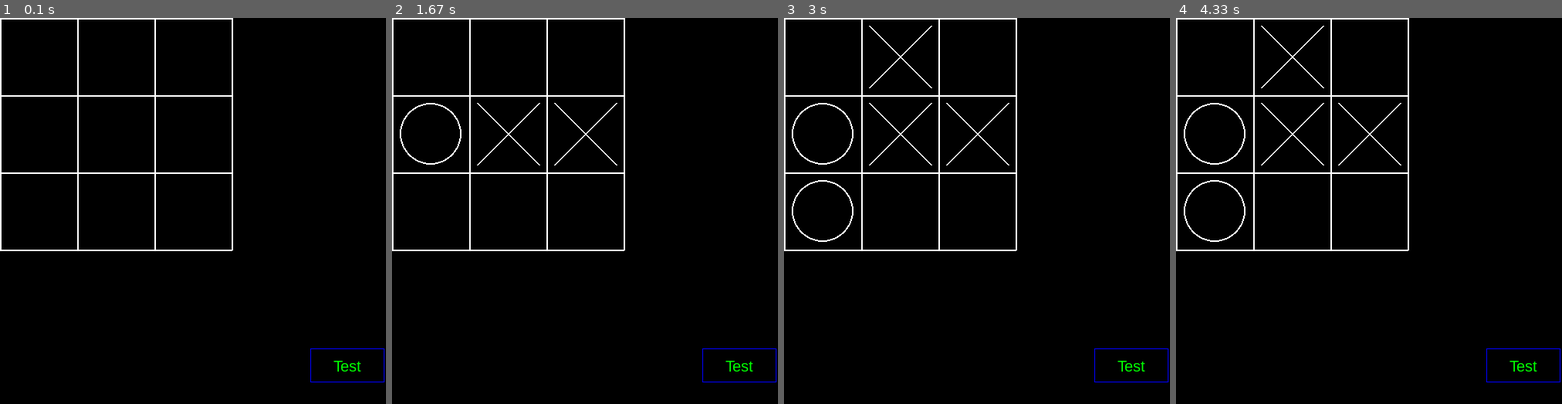
Above: before the commit, frames 1-4 (left to right).
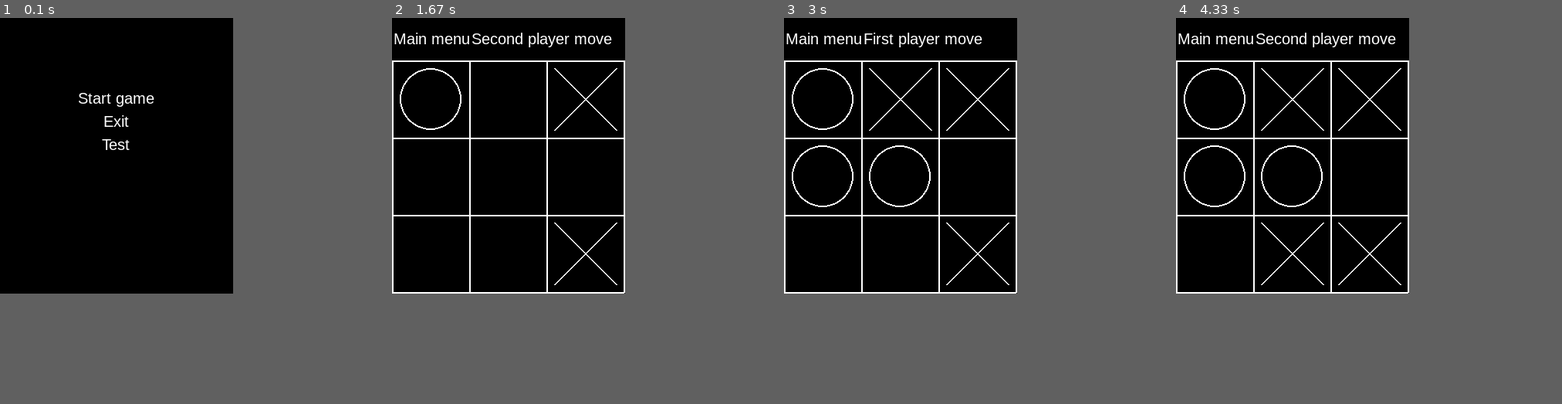
Above: after the commit, the same moments.

Repository: kik0908/Tic-tac-toe-pygame
Game: pygame game, started from main.py
Same seed, same stepped clock (60 frames per second), same inputs: the game is played once before the commit and once after it.
Inputs (mouse positions are in pixels of both pictures, inside the frame that each line leads up to):
- Up to frame 1 (0.1 s): no input
- Up to frame 2 (1.67 s): click (507, 99) at 0.38 s, where only the run after the commit has a clickable "Start game"; click (592, 253) at 0.72 s; click (453, 99) at 1.05 s; click (554, 133) at 1.38 s
- Up to frame 3 (3 s): click (845, 191) at 1.72 s; click (892, 91) at 2.05 s; click (919, 172) at 2.38 s
- Up to frame 4 (4.33 s): click (1299, 253) at 4.22 s
In our replay, the window is 500x500 before the commit and 302x357 after it. These sizes can differ from the game's own. Grey fills any space a smaller window leaves; there, only what the larger window draws over its background counts as a difference.

The runs differ from the first frame. In frame 1, 2.5% of the frame differs, in the area x 0-100%, y 0-95%; in frame 2, 3.9%; in frame 3, 4.6%; in frame 4, 4.8%.

Commit message:
Added main menu Developed gui module Added "frozen" scene

Diff:
--- a/game_objects.py
+++ b/game_objects.py
@@ -5,9 +5,9 @@
 
 
 class GameObject:
-    def __init__(self, scene=None, rect: pygame.Rect = pygame.Rect(0, 0, 0, 0)):
+    def __init__(self, scene=None, rect: pygame.Rect = pygame.Rect(0, 0, 0, 0), name=''):
         self.rect = rect
-
+        self.name = name
         self.scene = scene
 
     def update(self):
@@ -25,8 +25,8 @@
 
 
 class GameUnit(GameObject):
-    def __init__(self, kind=None, scene=None):
-        super().__init__(scene)
+    def __init__(self, kind=None, scene=None, name=''):
+        super().__init__(scene, name=name)
         self.value = kind
 
     def __eq__(self, other):
@@ -41,8 +41,8 @@
 
 
 class Cross(GameUnit):
-    def __init__(self, pos: Tuple[int, int], size: int, width=3, color=(255, 255, 255), scene=None):
-        super().__init__('x', scene)
+    def __init__(self, pos: Tuple[int, int], size: int, width=3, color=(255, 255, 255), scene=None, name=''):
+        super().__init__('x', scene, name=name)
 
         self.pos = pos
         self.size = size
@@ -64,8 +64,8 @@
 
 
 class Circle(GameUnit):
-    def __init__(self, pos: Tuple[int, int], size: int, width=3, color=(255, 255, 255), scene=None):
-        super().__init__('o', scene)
+    def __init__(self, pos: Tuple[int, int], size: int, width=3, color=(255, 255, 255), scene=None, name=''):
+        super().__init__('o', scene, name=name)
 
         self.pos = pos
         self.size = size
@@ -81,8 +81,8 @@
 
 class Grid(GameObject):
     def __init__(self, pos: Tuple[int, int], size_of_cell: int, num_of_cell: Tuple[int, int], width=3,
-                 color=(255, 255, 255), scene=None):
-        super().__init__(scene)
+                 color=(255, 255, 255), scene=None, name=''):
+        super().__init__(scene, name=name)
 
         self.pos = pos
         self.cells_size = size_of_cell
@@ -154,8 +154,8 @@
 
 class TicTacToeGrid(Grid):
     def __init__(self, pos: Tuple[int, int], size_of_cell: int, num_of_cell: Tuple[int, int], width=3,
-                 color=(255, 255, 255), scene=None):
-        super().__init__(pos, size_of_cell, num_of_cell, width, color, scene)
+                 color=(255, 255, 255), scene=None, name=''):
+        super().__init__(pos, size_of_cell, num_of_cell, width, color, scene, name)
 
         self.grid = [[GameUnit() for _ in range(self.cells_count[1])] for _ in range(self.cells_count[0])]
 
@@ -163,6 +163,8 @@
         self.__chars = (Cross, Circle)
 
         self.unit_settings = {'width': width, 'color': color, 'size': round(size_of_cell * 40 / 100)}
+
+        self.ans = None
 
     def set_unit_settings(self, settings: Dict):
         self.unit_settings = settings
@@ -220,12 +222,15 @@
                 if j != GameUnit():
                     _c += 1
         if _c == self.cells_count[0] * self.cells_count[1]:
-            print('123421')
             return 'b'
 
     @property
     def char(self):
         return self.__chars[self.__n_char]
+
+    def update(self):
+        if self.ans is not None:
+            self.scene.callback('player_win', {'char': self.ans})
 
     def click(self, event):
         if event.type == pygame.MOUSEBUTTONDOWN:
@@ -239,6 +244,5 @@
                 if self.edit(*coords, char(pos, self.unit_settings['size'], self.unit_settings['width'],
                                            self.unit_settings['color'])):
                     self.__n_char = not self.__n_char
-                    ans = self.check_win()
-                    if ans is not None:
-                        self.scene.callback('player_win', {'char': ans})
+                    self.scene.callback('change_player')
+                    self.ans = self.check_win()
--- a/gui.py
+++ b/gui.py
@@ -4,7 +4,7 @@
 
 
 class BaseGUIObject:
-    def __init__(self, scene, rect=pygame.Rect(0, 0, 0, 0)):
+    def __init__(self, scene, rect=pygame.Rect(0, 0, 0, 0), name=''):
         self.rect = rect
         """
         state = 0 - passive
@@ -13,6 +13,7 @@
         """
         self.state = 0
         self.scene = scene
+        self.name = name
 
     def update(self):
         pass
@@ -27,29 +28,94 @@
         pass
 
 
-class Button(BaseGUIObject):
-    def __init__(self, pos: Tuple[int, int], width, height, text: Dict, func, scene, passive_state, hovered_state=None,
-                 pressed_state=None):
-        """
-        ***_state = = {'color': (int, int, int, int), 'bd_color':  (int, int, int, int), 'bd_width': 1}
-        text = {'text': '', 'size'=int, 'color'=(int, int, int), 'font'=opt('')}
-        """
-        self.pos = pos
-        self.size = (height, width)
+class Label(BaseGUIObject):
+    def __init__(self, pos: Tuple[int, int], width, height, text: Dict, scene, passive_state, align='center', name=''):
+        self.pos = pos[0:2]
+        self.size = (width, height)
+        self.text = text
+        self.rect_style = passive_state
+        self.align = align
 
-        self.func = func
+        self.offset =  pos[2:] if len(pos) == 4 else [0, 0]
 
-        self.text = text
+        if type(text) == str:
+            self.text = {'text': text, 'size': 20, 'color': (255, 255, 255)}
+
+        super().__init__(scene, pygame.Rect(pos, (height, width)), name)
+
+        self.rect_for_check = self.rect
+        self.rect_for_check.left += self.offset[0]
+        self.rect_for_check.top += self.offset[1]
+
         self.text['font'] = text.get('font', 'arial')
+        font = pygame.font.match_font(self.text['font'])
+        font = pygame.font.Font(font, self.text['size'])
+        self.text_surface = font.render(self.text['text'], True, self.text['color'])
+        self.text_rect = self.text_surface.get_rect()
+        if self.align == 'center':
+            self.text_rect.center = (self.pos[0] + self.rect.width / 2, self.pos[1] + self.rect.height / 2)
+        elif self.align == 'left':
+            self.text_rect.center = (self.pos[0] + self.rect.width / 2, self.pos[1] + self.rect.height / 2)
+            self.text_rect.left = self.pos[0] + 2
+        else:
+            self.text_rect.center = (self.pos[0] + self.rect.width / 2, self.pos[1] + self.rect.height / 2)
+            self.text_rect.right = self.pos[0] + self.rect.width - 2
+
+    def render(self, display):
+        pygame.draw.rect(display, self.rect_style['color'], self.rect, self.rect_style['bd_width'])
+
+        display.blit(self.text_surface, self.text_rect)
+
+    def edit_text(self, text: Dict):
+        if type(text) == str:
+            self.text = {'text': text, 'size': self.text['size'], 'color': self.text['color'], 'font': 'arial'}
 
         font = pygame.font.match_font(self.text['font'])
         font = pygame.font.Font(font, self.text['size'])
         self.text_surface = font.render(self.text['text'], True, self.text['color'])
         self.text_rect = self.text_surface.get_rect()
-        self.text_rect.center = self.pos
+        if self.align == 'center':
+            self.text_rect.center = (self.pos[0] + self.rect.width / 2, self.pos[1] + self.rect.height / 2)
+        elif self.align == 'left':
+            self.text_rect.center = (self.pos[0] + self.rect.width / 2, self.pos[1] + self.rect.height / 2)
+            self.text_rect.left = self.pos[0] + 2
+        else:
+            self.text_rect.center = (self.pos[0] + self.rect.width / 2, self.pos[1] + self.rect.height / 2)
+            self.text_rect.right = self.pos[0] + self.rect.width - 2
 
-        super().__init__(scene, pygame.Rect(self.pos, (height * 2, width * 2)))
-        self.rect.center = pos
+
+class Button(BaseGUIObject):
+    def __init__(self, pos: Tuple[int, int], width, height, text: Dict, func, scene, passive_state, hovered_state=None,
+                 pressed_state=None, name=''):
+        """
+        ***_state = = {'color': (int, int, int, int), 'bd_color':  (int, int, int, int), 'bd_width': 1}
+        text = {'text': '', 'size'=int, 'color'=(int, int, int), 'font'=opt('')}
+        """
+        self.pos = pos[0:2]
+        self.size = (height, width)
+
+        self.offset = pos[2:] if len(pos) == 4 else [0, 0]
+
+        self.func = func
+        self.text = text
+
+        super().__init__(scene, pygame.Rect(self.pos, (height, width)), name)
+
+        self.rect_for_check = self.rect.copy()
+        self.rect_for_check.left += self.offset[0]
+        self.rect_for_check.top += self.offset[1]
+
+        if type(text) == str:
+            self.text = {'text': text, 'size': 20, 'color': (255, 255, 255)}
+
+        self.text['font'] = self.text.get('font', 'arial')
+
+        font = pygame.font.match_font(self.text['font'])
+        font = pygame.font.Font(font, self.text['size'])
+        self.text_surface = font.render(self.text['text'], True, self.text['color'])
+        self.text_rect = self.text_surface.get_rect()
+        self.text_rect.center = (self.pos[0] + self.rect.width / 2, self.pos[1] + self.rect.height / 2)
+
         self.states = {0: passive_state}
         if hovered_state is not None:
             self.states.update([(1, hovered_state)])
@@ -58,7 +124,6 @@
 
     def render(self, display):
         settings = self.states.get(self.state, self.states.get(1, self.states[0]))
-
         pygame.draw.rect(display, settings['color'], self.rect)
 
         if settings['bd_width'] >= 1:
@@ -70,11 +135,11 @@
 
     def check_event(self, event):
         if event.type == pygame.MOUSEMOTION:
-            if self.rect.collidepoint(*event.pos) or self.text_rect.collidepoint(*event.pos):
+            if self.rect_for_check.collidepoint(*event.pos):
                 self.state = 1
             else:
                 self.state = 0
         elif event.type == pygame.MOUSEBUTTONUP:
             if event.button == 1:
-                if self.rect.collidepoint(*event.pos) or self.text_rect.collidepoint(*event.pos):
+                if self.rect_for_check.collidepoint(*event.pos):
                     self.click()
--- a/main.py
+++ b/main.py
@@ -2,10 +2,10 @@
 
 import scenes
 from game_objects import Cross, Circle, Grid, TicTacToeGrid
-from gui import Button
+from gui import Button, Label
 
-WIDTH = 500
-HEIGHT = 500
+WIDTH = 302
+HEIGHT = 357
 FPS = 60
 
 WHITE = (255, 255, 255)
@@ -33,11 +33,8 @@
 
 
 scene_manager = scenes.SceneManager(screen)
-scene_manager.new_scene(scenes.MainGame(screen, scene_manager))
+scene_manager.new_scene(scenes.MainMenu(screen, scene_manager))
 
-but = Button((450, 450), 22, 48, {'text': 'Test', 'size': 20, 'color': GREEN}, lambda: print('1'), scene_manager.scene,
-             {'color': (0, 0, 0), 'bd_color': BLUE, 'bd_width': 1},
-             {'color': (78, 0, 23), 'bd_color': BLUE, 'bd_width': 4})
 
 running = True
 while running:
@@ -46,9 +43,7 @@
 
     aa = pygame.event.get()
     scene_manager.next_step(aa)
-    but.render(screen)
-    for i in aa:
-        but.check_event(i)
+
     pygame.display.flip()
 
 pygame.quit()
--- a/scenes.py
+++ b/scenes.py
@@ -3,6 +3,7 @@
 import pygame
 
 import game_objects
+import gui
 
 
 class SceneManager:
@@ -10,8 +11,19 @@
         self.display = display
         self.__active_scene = None
 
-    def new_scene(self, scene):
+        self.old_scene = None
+        self.use_old_scene = False
+
+    def new_scene(self, scene, flag=False, coords=(0, 0)):
+        if flag is True:
+            self.old_scene = self.scene
+            self.use_old_scene = True
+            self.coords = coords
+
+        else:
+            self.use_old_scene = False
         self.__active_scene = scene
+        self.__active_scene.set_offset(*coords)
 
     def update(self, events):
         self.__active_scene.update(events)
@@ -20,8 +32,21 @@
         self.__active_scene.render()
 
     def next_step(self, events):
-        self.update(events)
-        self.render()
+        if self.use_old_scene is True:
+            self.old_scene.render()
+
+            sur = self.__active_scene.render_display()
+            self.display.blit(sur, self.coords)
+
+            self.update(events)
+
+        else:
+            self.update(events)
+            self.render()
+
+    def stop_old_scene(self):
+        self.__active_scene = self.old_scene
+        self.use_old_scene = False
 
     @property
     def scene(self):
@@ -37,7 +62,9 @@
 
         self.callbacks = {}
 
-    def callback(self, name, kwargs: Dict):
+        self._variables = {}
+
+    def callback(self, name, kwargs: Dict = {}):
         self.callbacks.get(name)(**kwargs)
 
     def update(self, events):
@@ -47,40 +74,6 @@
             ans = obj.update()
             if ans is not None:
                 self.callbacks.get(ans[0])(ans[1])
-
-    def handling_events(self, events):
-        pass
-
-    def render(self):
-        for obj in self.objects:
-            obj.render(self._display)
-
-    def add_obj(self, obj):
-        self.objects.append(obj)
-
-    @property
-    def display(self):
-        return self._display
-
-
-class MainGame(Scene):
-    def __init__(self, display, scene_manager):
-        super().__init__(display, scene_manager)
-
-        self.objects.append(game_objects.TicTacToeGrid((0, 0), 100, (3, 3), width=2, scene=self))
-
-        self.callbacks.update([('player_win', self.__player_win)])
-
-    def __player_win(self, char):
-        _scene = MainGame(self._display, self.scene_manager)
-        if char == 'x':
-            _scene.add_obj(game_objects.Cross((450, 450), 20))
-            self.scene_manager.new_scene(_scene)
-        elif char == 'o':
-            _scene.add_obj(game_objects.Circle((450, 450), 20))
-            self.scene_manager.new_scene(_scene)
-        else:
-            self.scene_manager.new_scene(_scene)
 
     def handling_events(self, events):
         for event in events:
@@ -89,3 +82,123 @@
                     obj.click(event)
             if event.type == pygame.QUIT:
                 exit(0)
+
+    def render(self):
+        for obj in self.objects:
+            obj.render(self._display)
+
+    def render_display(self):
+        self.render()
+        return self._display
+
+    def add_obj(self, obj):
+        self.objects.append(obj)
+
+    @property
+    def display(self):
+        return self._display
+
+    def discharge(self):
+        pass
+
+    def search_obj(self, name):
+        for obj in self.objects:
+            if obj.name == name:
+                return obj
+
+    def search_all_obj(self, name):
+        _ = []
+        for obj in self.objects:
+            if obj.name == name:
+                _.append(obj)
+
+        return _
+
+    def set_offset(self, x, y):
+        pass
+
+
+class MainMenu(Scene):
+    def __init__(self, display, scene_manager):
+        super().__init__(display, scene_manager)
+
+        self.objects.append(gui.Button((90, 90), 26, 120, "Start game", lambda: self.scene_manager.new_scene(
+            MainGame(self._display, self.scene_manager)), self,
+                                       {'color': (0, 0, 0), 'bd_color': (255, 255, 255), 'bd_width': -1},
+                                       {'color': (40, 40, 40), 'bd_color': (255, 255, 255), 'bd_width': 1}))
+
+        self.objects.append(gui.Button((90, 120), 26, 120, "Exit", lambda: exit(0), self,
+                                       {'color': (0, 0, 0), 'bd_color': (255, 255, 255), 'bd_width': -1},
+                                       {'color': (40, 40, 40), 'bd_color': (255, 255, 255), 'bd_width': 1}))
+
+        self.objects.append(gui.Button((90, 150), 26, 120, "Test", lambda: self.scene_manager.new_scene(
+            EndGame(pygame.Surface((300, 120)), self.scene_manager), True, (1, 130)), self,
+                                       {'color': (0, 0, 0), 'bd_color': (255, 255, 255), 'bd_width': -1},
+                                       {'color': (40, 40, 40), 'bd_color': (255, 255, 255), 'bd_width': 1}))
+
+
+class EndGame(Scene):
+    def __init__(self, display, scene_manager):
+        super().__init__(display, scene_manager)
+
+        self.top = display.get_size()[1] / 2
+        self.center = display.get_size()[0] / 2
+
+    def set_offset(self, x, y):
+        self.objects.append(gui.Button((self.center - 100 - 2, self.top - 25, x, y), 50, 100, "Main menu",
+                                       lambda: self.scene_manager.new_scene(
+                                           MainMenu(self.scene_manager.display, self.scene_manager)), self,
+                                       {'color': (0, 0, 0), 'bd_color': (255, 255, 255), 'bd_width': -1},
+                                       {'color': (40, 40, 40), 'bd_color': (255, 255, 255), 'bd_width': 1}))
+
+        self.objects.append(gui.Button((self.center + 2, self.top - 25, x, y), 50, 100, "Return",
+                                       lambda: self.scene_manager.new_scene(
+                                           MainGame(self.scene_manager.display, self.scene_manager)), self,
+                                       {'color': (0, 0, 0), 'bd_color': (255, 255, 255), 'bd_width': -1},
+                                       {'color': (40, 40, 40), 'bd_color': (255, 255, 255), 'bd_width': 1}))
+
+    def render(self):
+        self.display.fill((128, 128, 128))
+        for obj in self.objects:
+            obj.render(self.display)
+
+    def render_display(self):
+        self.render()
+        return self.display
+
+
+class MainGame(Scene):
+    def __init__(self, display, scene_manager):
+        super().__init__(display, scene_manager)
+
+        self.objects.append(game_objects.TicTacToeGrid((0, 55), 100, (3, 3), width=2, scene=self))
+        self.objects.append(gui.Button((1, 1), 50, 100, "Main menu",
+                                       lambda: self.scene_manager.new_scene(MainMenu(display, scene_manager)), self,
+                                       {'color': (0, 0, 0), 'bd_color': (255, 255, 255), 'bd_width': -1},
+                                       {'color': (40, 40, 40), 'bd_color': (255, 255, 255), 'bd_width': 1}))
+
+        self.callbacks.update([('player_win', self.__player_win), ('change_player', self.__change_size)])
+
+        self._variables['player'] = 'x'
+        self._variables['x'] = 'First player move'
+        self._variables['y'] = 'Second player move'
+
+        self.objects.append(
+            gui.Label((101, 1), 50, 170, {'text': 'First player move', 'size': 20, 'color': (255, 255, 255)}, self,
+                      {'color': (214, 123, 45), 'bd_color': (255, 255, 255), 'bd_width': -1}, 'left', 'size'))
+
+    def __player_win(self, char):
+        _scene = MainGame(self._display, self.scene_manager)
+        if char == 'x':
+            _scene.add_obj(game_objects.Cross((450, 450), 20))
+        elif char == 'o':
+            _scene.add_obj(game_objects.Circle((450, 450), 20))
+
+        self.scene_manager.new_scene(_scene)
+
+    def __change_size(self):
+        self._variables['player'] = 'x' if self._variables['player'] == 'y' else 'y'
+        self.search_obj('size').edit_text(self._variables[self._variables['player']])
+
+    def discharge(self):
+        self.scene_manager.new_scene(MainGame(self._display, self.scene_manager))
